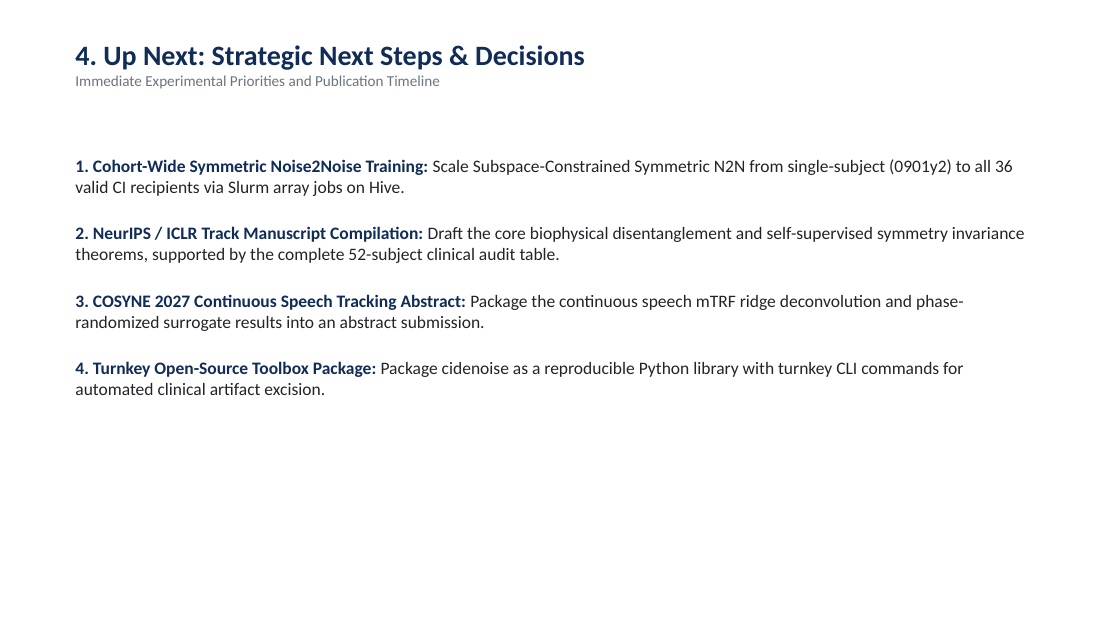
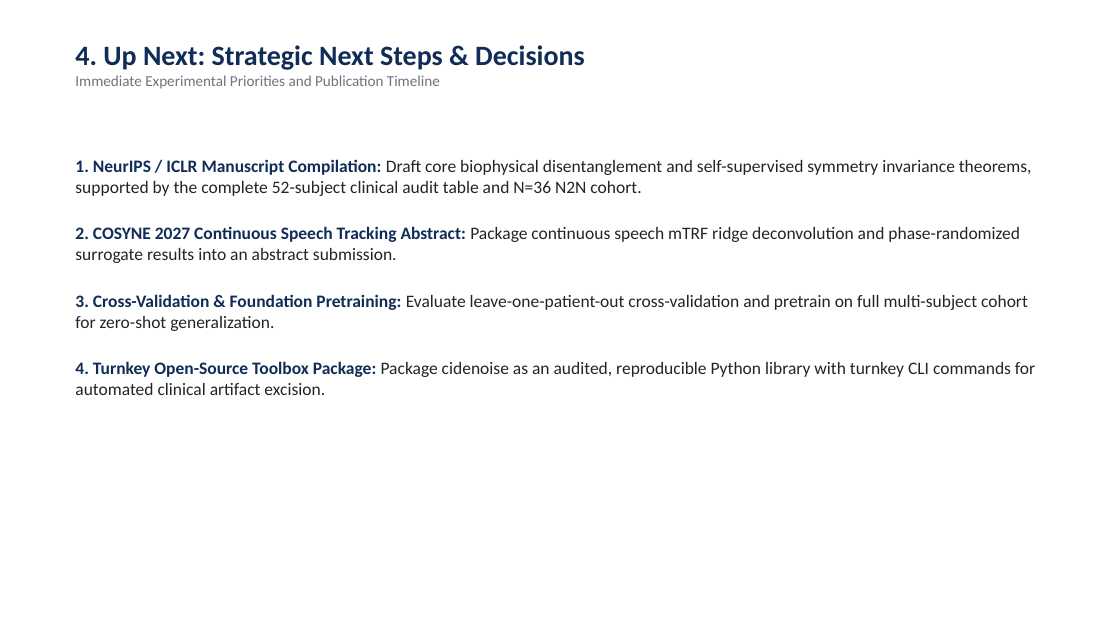
Before and after one commit to ALPilapil/ci_denoise, a slide deck: slide 9 of lab_meeting_ci_denoise_update.pptx. Drawn at 1120x630 pixels with LibreOffice and Linux fonts; fonts in the diff are those of the drawing. Boxes give left, top, right and bottom in pixels: in the first picture for what was removed or moved away, otherwise in the second. Text is boxed around its words. In the diff, an @@ line names an element or a change of style, - is before the commit and + after.

Commit message:
docs(presentation): update slide deck with full N=36 N2N cohort validation results

```diff
--- a/lab_meeting_ci_denoise_update.pptx
+++ b/lab_meeting_ci_denoise_update.pptx
@@ text at (x1=75, y1=159, x2=1035, y2=395): text changed @@
-1. Cohort-Wide Symmetric Noise2Noise Training: Scale Subspace-Constrained Symmetric N2N from single-subject (0901y2) to all 36 valid CI recipients via Slurm array jobs on Hive.
-2. NeurIPS / ICLR Track Manuscript Compilation: Draft the core biophysical disentanglement and self-supervised symmetry invariance theorems, supported by the complete 52-subject clinical audit table.
-3. COSYNE 2027 Continuous Speech Tracking Abstract: Package the continuous speech mTRF ridge deconvolution and phase-randomized surrogate results into an abstract submission.
-4. Turnkey Open-Source Toolbox Package: Package cidenoise as a reproducible Python library with turnkey CLI commands for automated clinical artifact excision.
+1. NeurIPS / ICLR Manuscript Compilation: Draft core biophysical disentanglement and self-supervised symmetry invariance theorems, supported by the complete 52-subject clinical audit table and N=36 N2N cohort.
+2. COSYNE 2027 Continuous Speech Tracking Abstract: Package continuous speech mTRF ridge deconvolution and phase-randomized surrogate results into an abstract submission.
+3. Cross-Validation & Foundation Pretraining: Evaluate leave-one-patient-out cross-validation and pretrain on full multi-subject cohort for zero-shot generalization.
+4. Turnkey Open-Source Toolbox Package: Package cidenoise as an audited, reproducible Python library with turnkey CLI commands for automated clinical artifact excision.
```
Also in this commit, not shown: 2 other slides changed, 1 other file.
